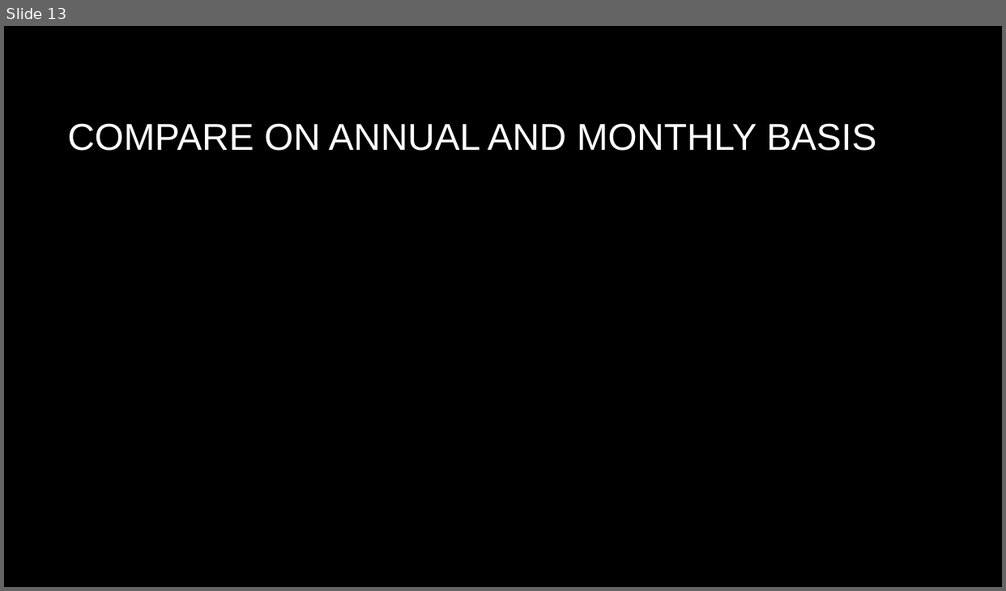
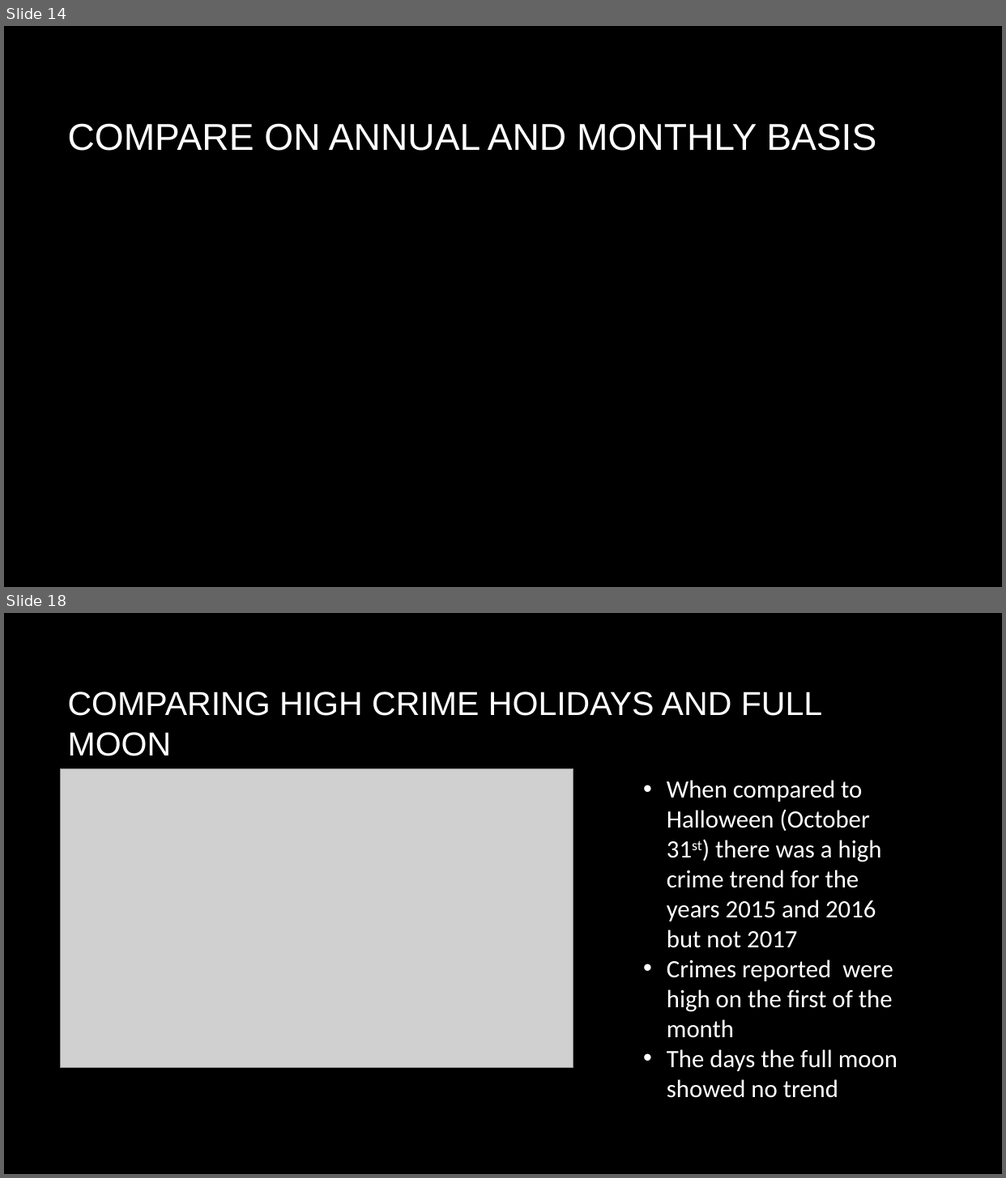
Before and after one commit to flashforward89/Project-1, a slide deck: Master Folder/Lunar Phase Influence On Crime in Austin Texas.pptx. Shown one above the other, each under a label of ours: slide 13 before the commit, slides 14 and 18 after it; the slides between them are not shown. The pictures are 1006x591 and 1006x1178 pixels, drawn with LibreOffice and Linux fonts; fonts in the diff are those of the drawing; grey boxes stand for pictures; background and template pictures are left out. Boxes give left, top, right and bottom in pixels: in the first picture for what was removed or moved away, otherwise in the second. Text is boxed around its words. In the diff, an @@ line names an element or a change of style, - is before the commit and + after.

```diff
--- a/Master Folder/Lunar Phase Influence On Crime in Austin Texas.pptx
+++ b/Master Folder/Lunar Phase Influence On Crime in Austin Texas.pptx
@@ slide 18 added at bbox=[4, 613, 1002, 1174], background picture (left out) @@
@@ title added at bbox=[68, 692, 822, 756], 32 pt, text #FFFFFF @@
+COMPARING HIGH CRIME HOLIDAYS AND FULL MOON
@@ picture added at bbox=[60, 769, 573, 1068] @@
@@ text added at bbox=[667, 780, 897, 1098], 24 pt, text #FFFFFF @@
+• When compared to Halloween (October 31st) there was a high crime trend for the years 2015 and 2016 but not 2017
+• Crimes reported were high on the first of the month
+• The days the full moon showed no trend
@@ what was slide 13 is now slide 14 @@
```
Also in this commit, not shown: 1 slide changed, 6 other slides added, 1 other file.
